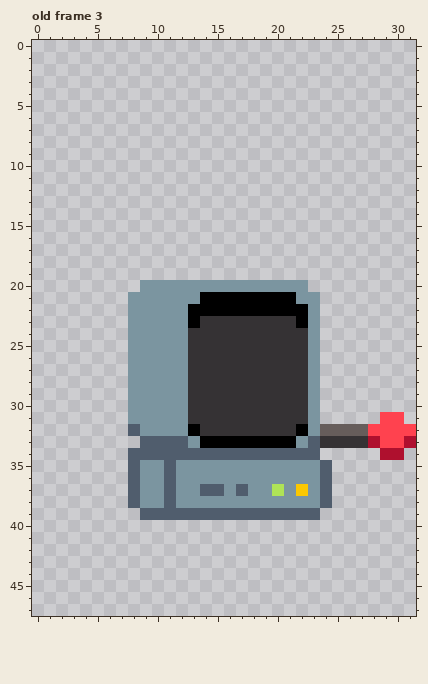
Two states of a pixel-art file, WIP Assets/GambaMachine.aseprite. The first picture shows the starting point.
48x48 pixels, 3 frames. Shown: old frame 3. The old version is drawn lined up with the new one, on the new canvas. The commit also changed other frames, which this record leaves out.
Now the later version:
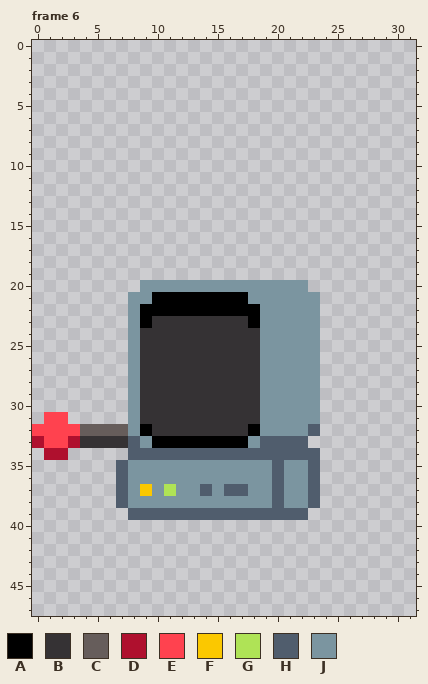
Palette (. is transparent): A #000000  B #353234  C #665d5b  D #af102e  E #ff424f  F #fbc800  G #afe356  H #505d6d  J #7b95a0
A new or re-ordered frame is compared with the old frame closest to it.
Edits made:
canvas 48x48 -> 32x48 (the part of the old canvas that was cut away was empty and is not shown)
frames 3 -> 6
--- frame 6 is new; against old frame 3
@@ x 0..31 @@
 20 .........JJJJJJJJJJJJJJ.........
-21 ........JJJJJJAAAAAAAAJJ........
-22 ........JJJJJAAAAAAAAAAJ........
-23 ........JJJJJABBBBBBBBAJ........
-24 ........JJJJJBBBBBBBBBBJ........
-25 ........JJJJJBBBBBBBBBBJ........
-26 ........JJJJJBBBBBBBBBBJ........
-27 ........JJJJJBBBBBBBBBBJ........
-28 ........JJJJJBBBBBBBBBBJ........
-29 ........JJJJJBBBBBBBBBBJ........
-30 ........JJJJJBBBBBBBBBBJ........
-31 ........JJJJJBBBBBBBBBBJ.....EE.
-32 ........HJJJJABBBBBBBBAJCCCCEEEE
-33 .........HHHHJAAAAAAAAJHBBBBDEED
-34 ........HHHHHHHHHHHHHHHH.....DD.
-35 ........HJJHJJJJJJJJJJJJH.......
-36 ........HJJHJJJJJJJJJJJJH.......
-37 ........HJJHJJHHJHJJGJFJH.......
-38 ........HJJHJJJJJJJJJJJJH.......
-39 .........HHHHHHHHHHHHHHH........
+21 ........JJAAAAAAAAJJJJJJ........
+22 ........JAAAAAAAAAAJJJJJ........
+23 ........JABBBBBBBBAJJJJJ........
+24 ........JBBBBBBBBBBJJJJJ........
+25 ........JBBBBBBBBBBJJJJJ........
+26 ........JBBBBBBBBBBJJJJJ........
+27 ........JBBBBBBBBBBJJJJJ........
+28 ........JBBBBBBBBBBJJJJJ........
+29 ........JBBBBBBBBBBJJJJJ........
+30 ........JBBBBBBBBBBJJJJJ........
+31 .EE.....JBBBBBBBBBBJJJJJ........
+32 EEEECCCCJABBBBBBBBAJJJJH........
+33 DEEDBBBBHJAAAAAAAAJHHHH.........
+34 .DD.....HHHHHHHHHHHHHHHH........
+35 .......HJJJJJJJJJJJJHJJH........
+36 .......HJJJJJJJJJJJJHJJH........
+37 .......HJFJGJJHJHHJJHJJH........
+38 .......HJJJJJJJJJJJJHJJH........
+39 ........HHHHHHHHHHHHHHH.........
 40 ................................
Changed places in both pictures, as pixel boxes (x1, y1, x2, y2):
changed: (32, 292, 416, 520)
